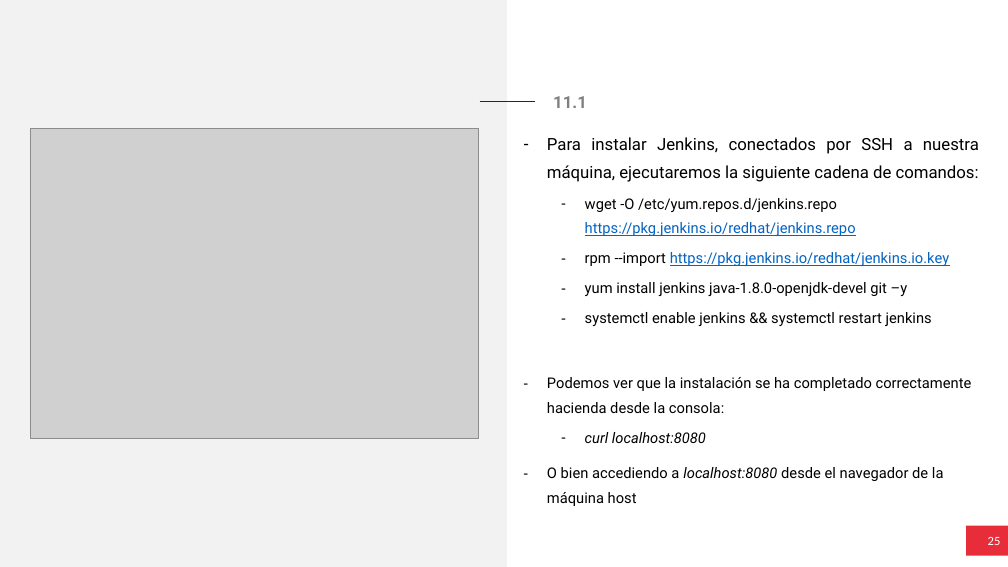
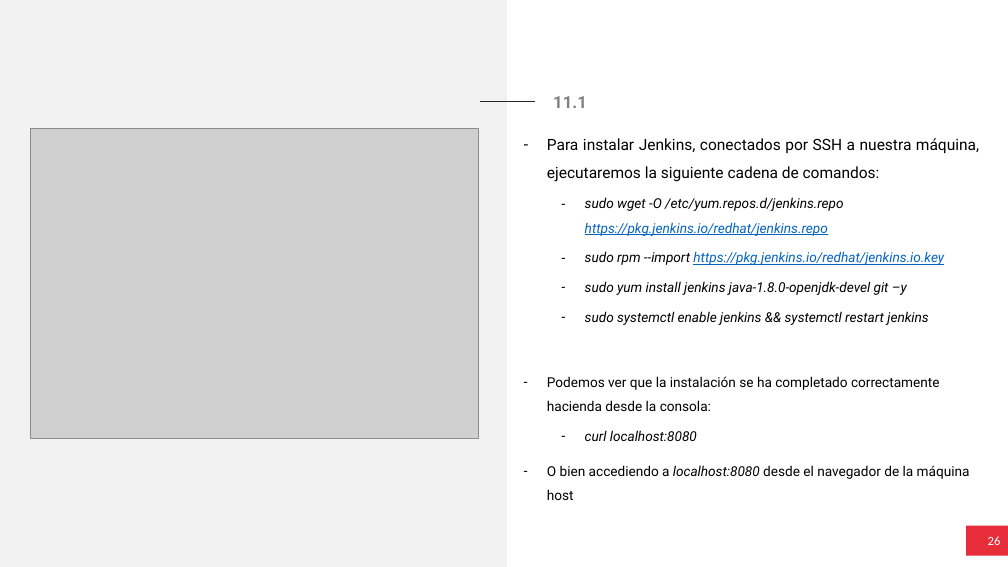
Before and after one commit to izhanh/TV3CloudToolsCourse, a slide deck: slide 26 of 1. Preparación del entorno/1. Preparación del Entorno.pptx (slide 25 before the commit). Drawn at 1008x567 pixels with LibreOffice and Linux fonts; fonts in the diff are those of the drawing; grey boxes stand for pictures. Boxes give left, top, right and bottom in pixels: in the first picture for what was removed or moved away, otherwise in the second. Text is boxed around its words. In the diff, an @@ line names an element or a change of style, - is before the commit and + after.

```diff
--- a/1. Preparación del entorno/1. Preparación del Entorno.pptx
+++ b/1. Preparación del entorno/1. Preparación del Entorno.pptx
@@ text at box(547, 138, 979, 500): size 16 to 14.8 pt in "Para instalar Jenkins, conectados por SSH a ..."; size 14 to 12.9 pt in "Podemos ver que la instalación se ha ...", "curl localhost:8080", "O bien accediendo a localhost:8080 desde el ..."; line spacing 1.4 to 1.5 @@
@@ text at box(585, 197, 944, 325): text changed; size 14 to 12.9 pt; italic on @@
-  – wget -O /etc/yum.repos.d/jenkins.repo https://pkg.jenkins.io/redhat/jenkins.repo
-  – rpm --import https://pkg.jenkins.io/redhat/jenkins.io.key
-  – yum install jenkins java-1.8.0-openjdk-devel git –y
-  – systemctl enable jenkins && systemctl restart jenkins
+  – sudo wget -O /etc/yum.repos.d/jenkins.repo https://pkg.jenkins.io/redhat/jenkins.repo
+  – sudo rpm --import https://pkg.jenkins.io/redhat/jenkins.io.key
+  – sudo yum install jenkins java-1.8.0-openjdk-devel git –y
+  – sudo systemctl enable jenkins && systemctl restart jenkins
@@ page number at box(988, 536, 1001, 545): text changed @@
-25
+26
```
Also in this commit, not shown: 1 other slide changed, 1 slide added, 1 other file.
